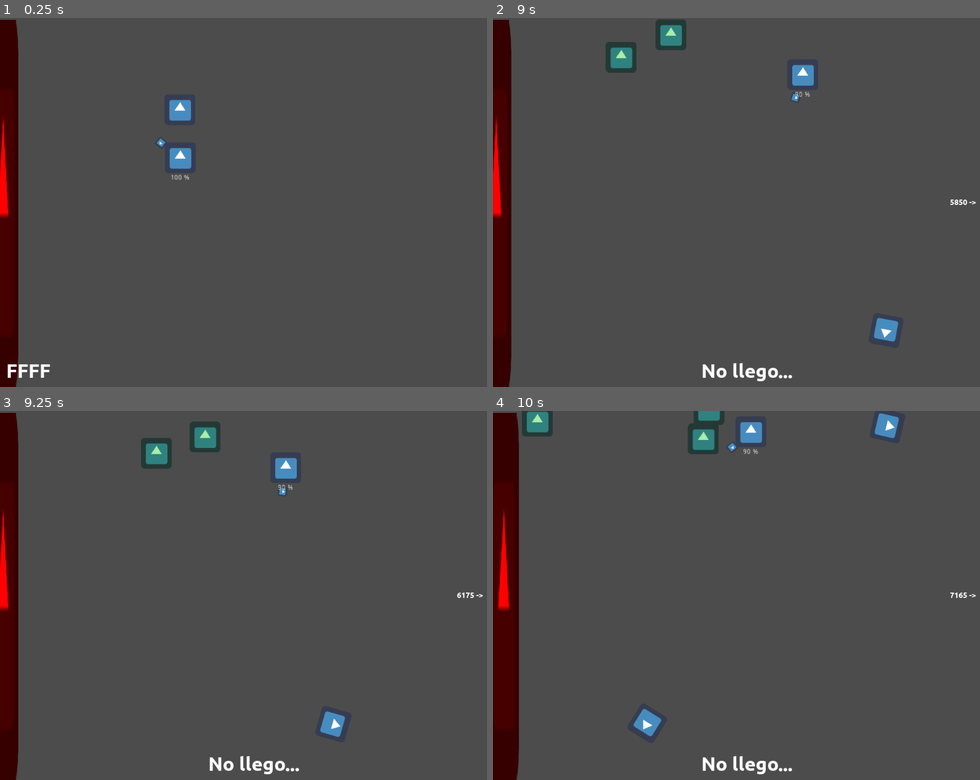
Above: before the commit, frames 1-4 (two rows, left to right).
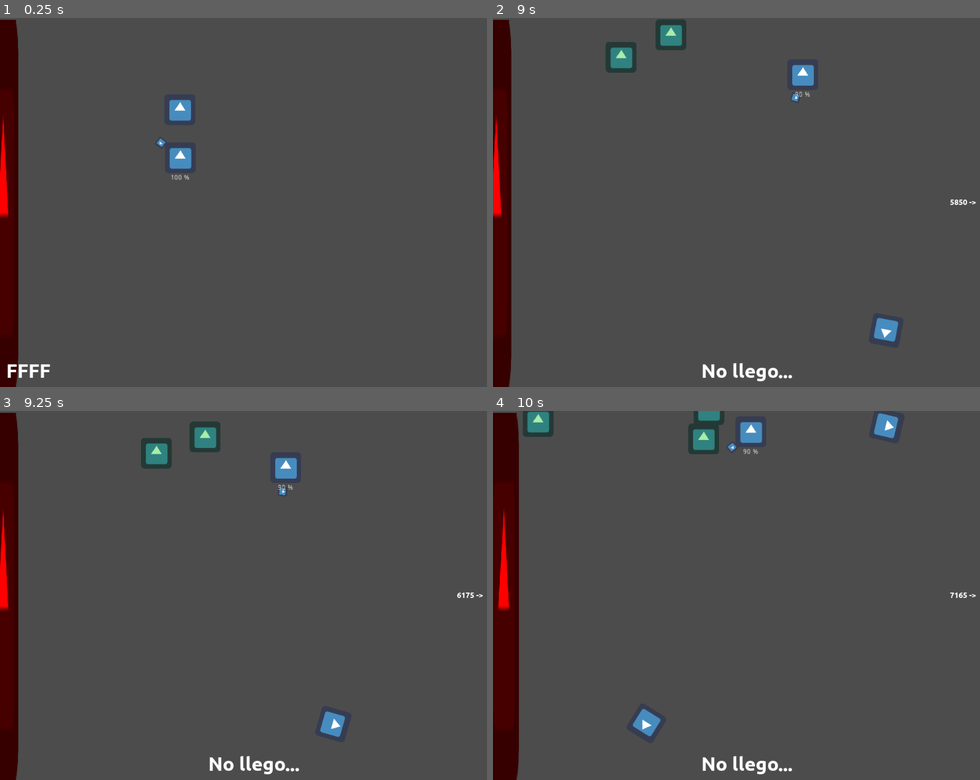
Above: after the commit, the same moments.

Repository: moisesjbc/cinco-etapas
Game: Godot game, scene res://scenes/main_scene/main_scene.tscn
The game is run twice, just before and just after one commit, with the same random seed, the same clock (stepped at 60 frames per second) and the same inputs. The engine's default icon, where the game draws it, is replaced by a stand-in: a white triangle on a blue panel in a dark square.
Inputs (mouse positions are in pixels of both pictures, inside the frame that each line leads up to):
- Up to frame 1 (0.25 s): no input
- Up to frame 2 (9 s): tap Enter at 0.5 s; move the mouse to (717, 276) at 0.52 s; hold Up (ui_up) 0.53-2.03 s; move the mouse to (887, 257) at 1.27 s; move the mouse to (590, 147) at 2.02 s; hold Left (ui_left) 2.03-3.53 s; move the mouse to (765, 202) at 2.77 s; move the mouse to (663, 110) at 3.52 s; hold Down (ui_down) 3.53-4.28 s; move the mouse to (848, 184) at 4.27 s; hold Right (ui_right) 4.28-5.03 s; move the mouse to (639, 220) at 5.02 s; hold Up (ui_up) 5.03-5.78 s; move the mouse to (790, 121) at 5.77 s; hold Right (ui_right) 5.78-8.03 s; move the mouse to (717, 276) at 6.52 s; move the mouse to (887, 257) at 7.27 s; move the mouse to (590, 147) at 8.02 s; hold Down (ui_down) 8.03-8.78 s; move the mouse to (765, 202) at 8.77 s; hold Left (ui_left) from 8.78 s (still down)
- Up to frame 3 (9.25 s): keep holding Left (ui_left)
- Up to frame 4 (10 s): move the mouse to (663, 503) at 9.52 s; release Left (ui_left) at 9.53 s; hold Up (ui_up) from 9.53 s (still down)

Frames 1-3 are identical in both runs. In frame 4, 0.2% of the frame differs, in the area x 5-84%, y 0-89%.

Commit message:
Adjusted speed increase for meteorites and friends

Diff:
--- a/godot-project/scenes/friend/friend.gd
+++ b/godot-project/scenes/friend/friend.gd
@@ -14,7 +14,7 @@
 	var distance_to_player: Vector2 = player.global_position - global_position
 
 	if distance_to_player.length() > STICKY_DISTANCE:
-		move_and_collide(distance_to_player.normalized() * (speed + player.travelling_speed_delta() * 0.2) * delta)
+		move_and_collide(distance_to_player.normalized() * (speed + player.travelling_speed_delta() * 0.1) * delta)
 	else:
 		is_sticked = true
 
--- a/godot-project/scenes/meteorite/meteorite.gd
+++ b/godot-project/scenes/meteorite/meteorite.gd
@@ -13,7 +13,7 @@
 
 func _physics_process(delta):
 	rotate(random_rotation)
-	var collision = move_and_collide(velocity * (speed + player.travelling_speed_delta() * 0.2) * delta)
+	var collision = move_and_collide(velocity * (speed + player.travelling_speed_delta() * 0.1) * delta)
 	if destroy_on_collision and collision:
 		if collision.collider.name == "player":
 			collision.collider.meteorite_hit()
